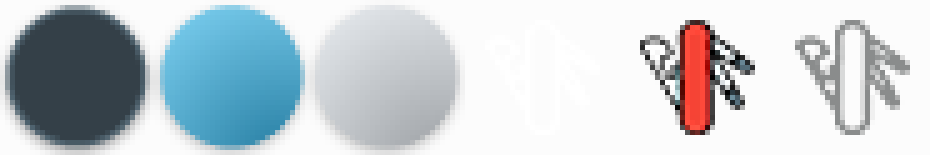
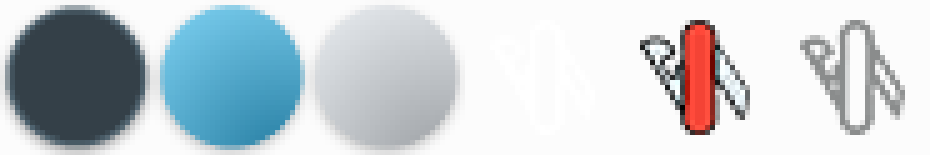
Layers edited between the first and the second (930, 155) image:
renamed "Слой 7 копия" to "Слой 6", painted on it over (x1=485, y1=30, x2=600, y2=125)
renamed "screwdriver (1) копия" to "Слой 7", moved it above "Слой 6 копия", painted on it over (x1=640, y1=20, x2=755, y2=135)
renamed "Слой 7 копия 2" to "Слой 6 копия", painted on it over (x1=795, y1=20, x2=910, y2=135)
